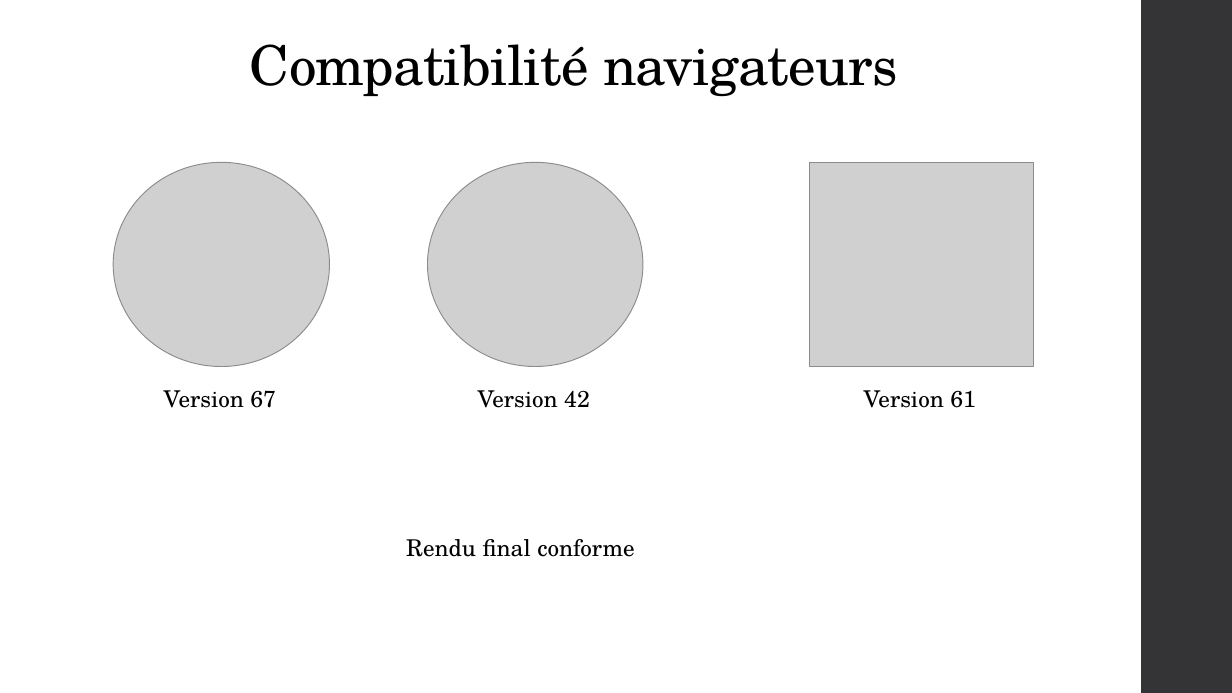
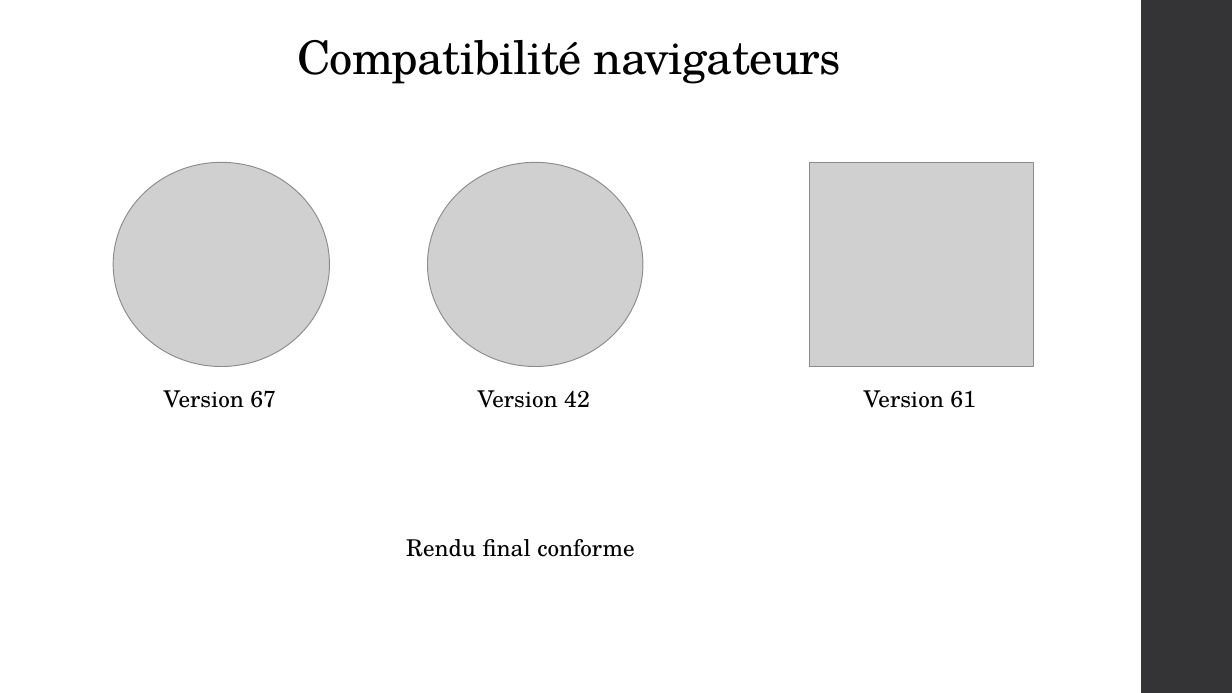
Before and after one commit to LaureenPerrin/project4_Blog-application-in-PHP-and-with-a-MySQL-database, a slide deck: slide 18 of powerpoint/project4.pptx. Drawn at 1232x693 pixels with LibreOffice and Linux fonts; fonts in the diff are those of the drawing; grey boxes stand for pictures. Boxes give left, top, right and bottom in pixels: in the first picture for what was removed or moved away, otherwise in the second. Text is boxed around its words. In the diff, an @@ line names an element or a change of style, - is before the commit and + after.

```diff
--- a/powerpoint/project4.pptx
+++ b/powerpoint/project4.pptx
@@ text "Compatibilité navigateurs": place and size @@
-text "Compatibilité navigateurs" at [250,44,898,97]
+text "Compatibilité navigateurs" at [297,40,841,84]
@@ text "Compatibilité navigateurs" at [297,40,841,84]: size 42.9 to 36.1 pt @@
```
Also in this commit, not shown: 12 other slides changed, 1 slide added, 2 slides removed, 9 other files.
